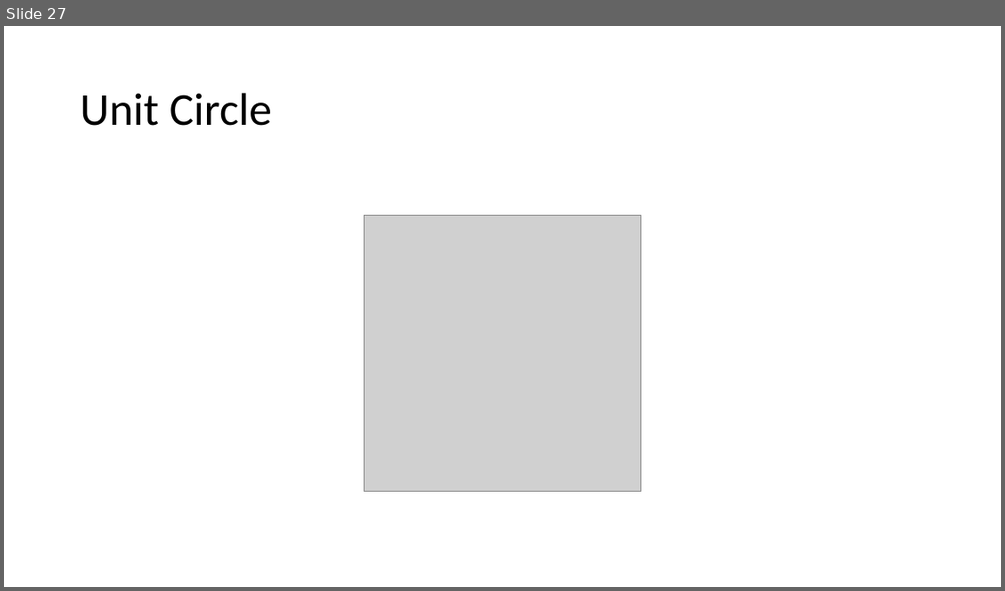
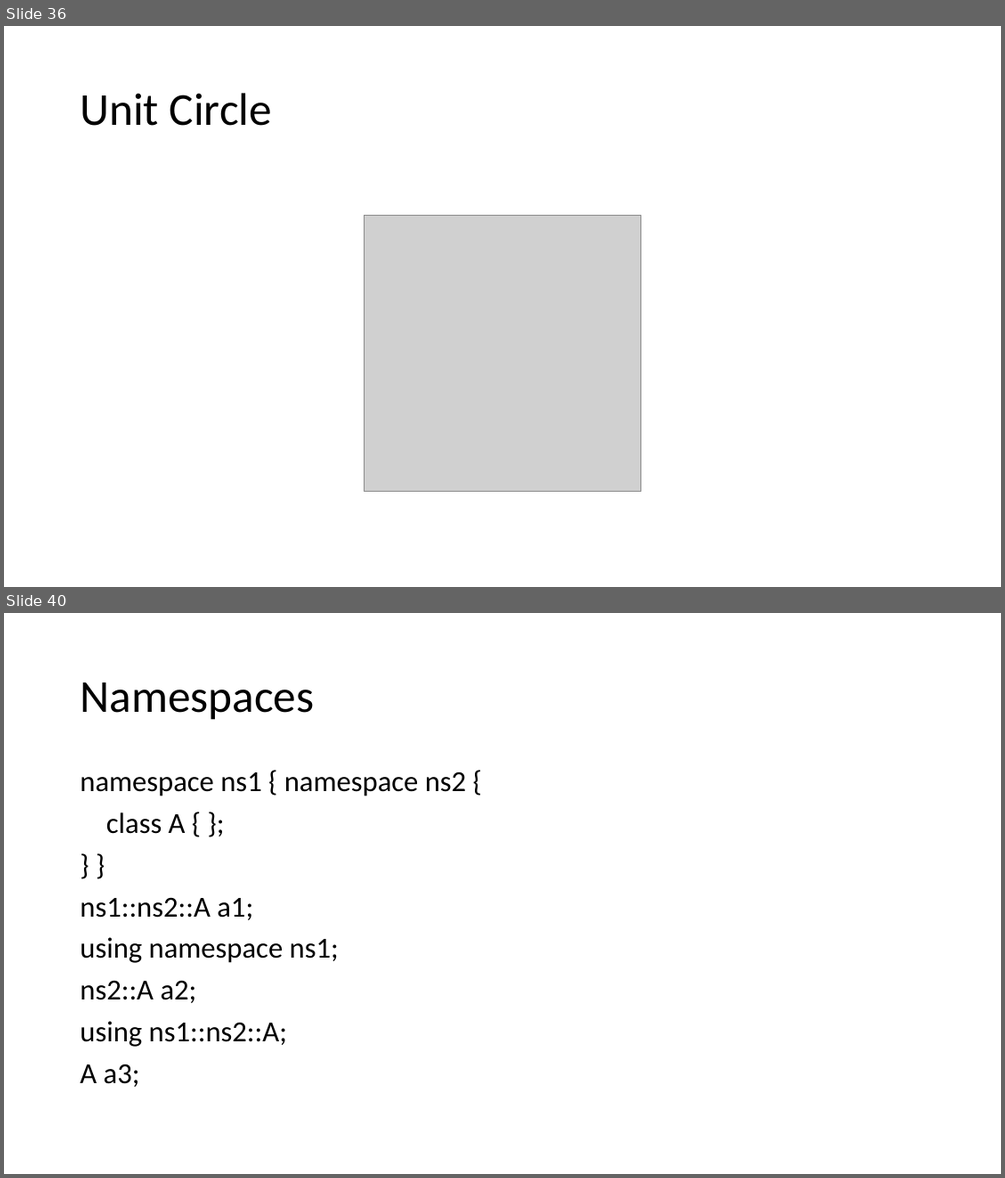
Before and after one commit to lnicola/acpp14, a slide deck: day1/Advanced C++ Day 1.pptx. Shown one above the other, each under a label of ours: slide 27 before the commit, slides 36 and 40 after it; the slides between them are not shown. The pictures are 1005x591 and 1005x1178 pixels, drawn with LibreOffice and Linux fonts; fonts in the diff are those of the drawing; grey boxes stand for pictures. Boxes give left, top, right and bottom in pixels: in the first picture for what was removed or moved away, otherwise in the second. Text is boxed around its words. In the diff, an @@ line names an element or a change of style, - is before the commit and + after.

```diff
--- a/day1/Advanced C++ Day 1.pptx
+++ b/day1/Advanced C++ Day 1.pptx
@@ slide 40 added at [4,613,1001,1174], background #FFFFFF @@
@@ title added at [80,682,314,720], 44 pt, text #000000 @@
+Namespaces
@@ text added at [80,771,466,1086], 28 pt, text #000000 @@
+namespace ns1 { namespace ns2 {
+class A { };
+} }
+ns1::ns2::A a1;
+using namespace ns1;
+ns2::A a2;
+using ns1::ns2::A;
+A a3;
@@ what was slide 27 is now slide 36 @@
```
Also in this commit, not shown: 7 slides changed, 15 other slides added.
